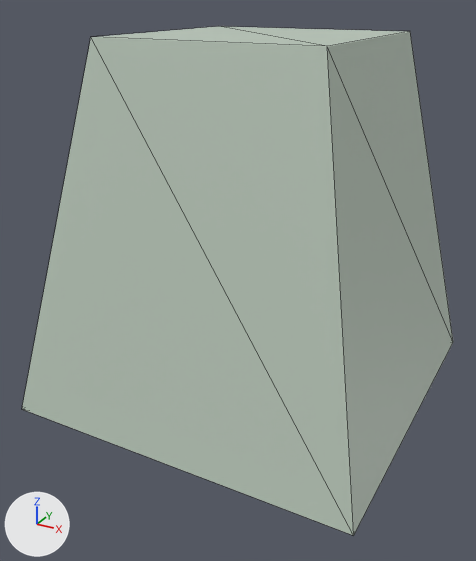
An edit to the glTF model dist/Model/thruster-jet.glb, drawn before and after from the same camera.
Before and after are seen from a camera (50 mm lens) standing at (0.812, -1.596, 0.601) and looking at (-0.018, -0.087, -0.154). The axes (+X, +Y, +Z) are drawn at lower left. The lights are the same throughout. Mesh edges are drawn as thin lines.

The first picture shows 'thruster-jet'.
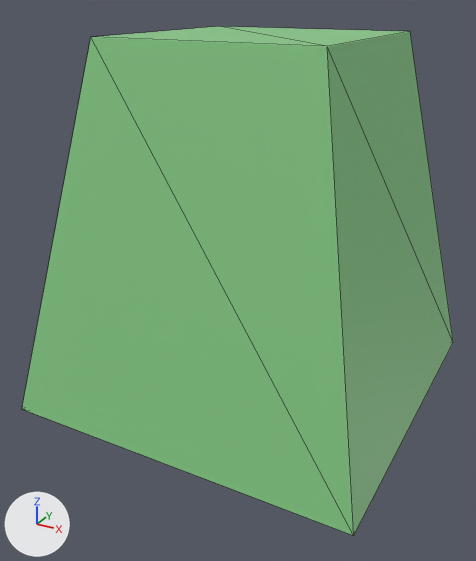
Patch to the scene script:
```diff
--- a/dist/Model/thruster-jet.glb.py
+++ b/dist/Model/thruster-jet.glb.py
@@ mat_iron_glass @@
 n2 = _N.new('ShaderNodeMix'); n2.name = 'Mix'
 n2.inputs[0].default_value = 1.0  # 'Factor'
-n2.inputs[7].default_value = (0.51, 0.6, 0.51, 1.0)  # 'B', light grey #bdcbbd
+n2.inputs[7].default_value = (0.241, 0.6, 0.24, 1.0)  # 'B', green #87cb86
 n3 = _N.new('ShaderNodeVertexColor'); n3.name = 'Color Attribute'
```

What differs and where, as boxes [x1, y1, x2, y2] in the pictures (476 x 561 px):
'thruster-jet', surface changed (grey to green)
    both: [22, 26, 453, 536]
